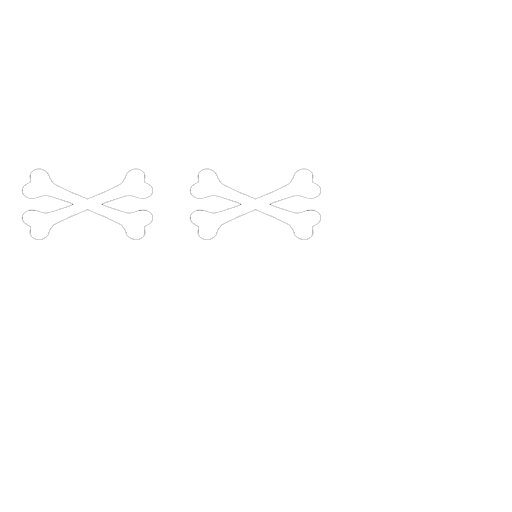
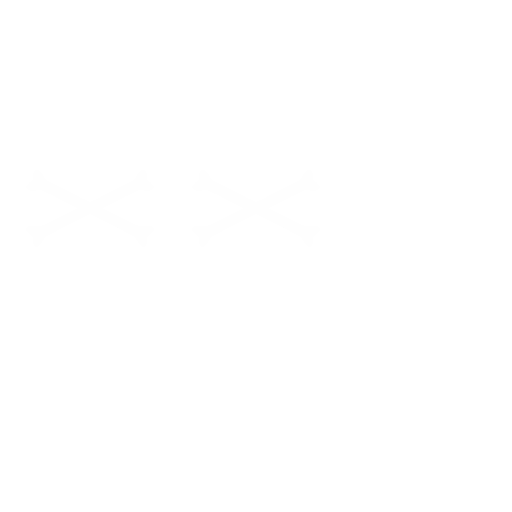
Two versions of the same layered image (512x512). Layer-by-layer changes:
added layer "Layer 2 copy" above "Layer 3 copy" over [26, 169, 153, 240]
painted on "Layer 2" over [189, 168, 321, 240]
removed layer "Layer" over [21, 168, 153, 240]
showed "Layer 3", painted on it over [24, 168, 320, 240]
